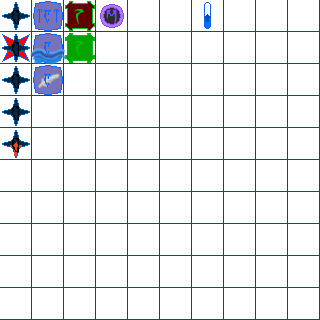
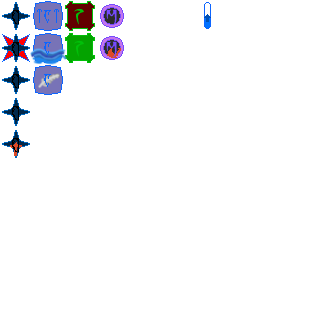
Layers edited between the first and the second 320 x 320 image:
added group "Resist Fire" with 5 layers in group "Mysticism" over [100, 36, 124, 60]
added layer "m" (1st of 2, in "Mysticism" › "Resist Fire") in group "Resist Fire" over [106, 41, 117, 58]
added layer "Layer 23" in group "Resist Fire" over [107, 48, 121, 58]
added layer "Layer 14" (1st of 2, in "Mysticism" › "Resist Fire") in group "Resist Fire" over [104, 40, 120, 56]
added layer "Layer 13" (1st of 2, in "Mysticism" › "Resist Fire") in group "Resist Fire" over [101, 37, 123, 59]
added layer "Layer 12" (1st of 2, in "Mysticism" › "Resist Fire") in group "Resist Fire" over [100, 36, 124, 60]
hid "Pattern Fill 1" over [0, 0, 320, 320]
